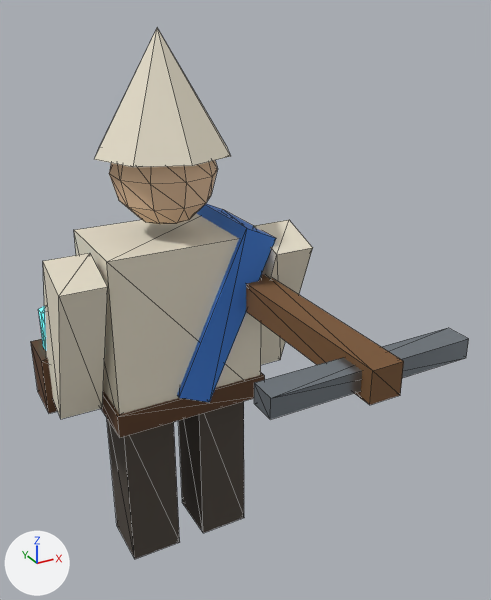
Before and after pictures for a commit that changed the glTF model public/models/soigneur.glb.
Both versions are drawn from a 50 mm camera at (-0.4, -0.992, 0.945) aimed at (0.076, -0.127, 0.512). The axes (+X, +Y, +Z) are drawn at lower left. The lights are the same throughout. The older version comes first. Mesh edges are drawn as thin lines. Vertices at exactly the same position are counted once.

In view in the first picture: 'soigneur'.
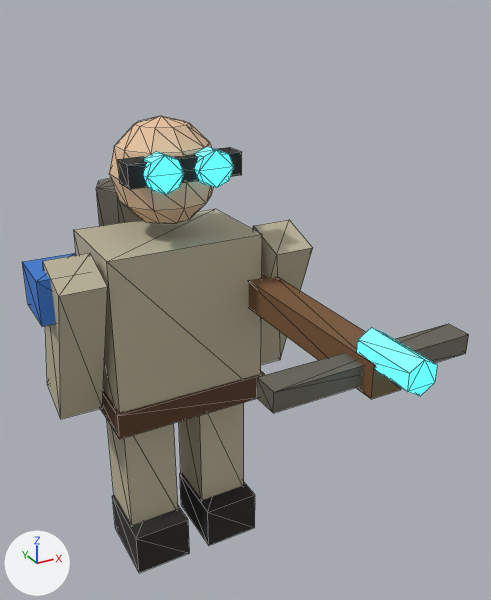
Location of each change, [x1, y1, x2, y2] in pixels of the pictures (491 x 600 px; the box of a moved part takes in the faces that stretch with it):
'soigneur', reshaped, moved (14% shorter)
    before: [31, 28, 469, 559]
    after: [22, 116, 469, 573]
part 1 of me_cube, added (black)
    after: [112, 495, 190, 573]
part 2 of me_cube, added (black)
    after: [180, 472, 255, 545]
part 3 of me_cube, added
    after: [118, 147, 242, 189]
part 4 of me_cube, added (beige)
    after: [107, 420, 178, 525]
part 5 of me_cube, added (beige)
    after: [179, 403, 244, 500]
part 6 of me_cube, moved or reshaped
    before: [74, 213, 262, 414]
    after: [74, 209, 262, 413]
part 7 of me_cube, moved or reshaped
    both: [43, 253, 108, 419]
part 8 of me_cube, moved or reshaped
    both: [253, 220, 313, 365]
part 9 of me_cube, added (brown)
    after: [100, 372, 265, 439]
part 10 of me_cube, moved or reshaped
    before: [109, 160, 218, 224]
    after: [109, 116, 213, 224]
part 11 of me_cube, added (cyan)
    after: [143, 152, 184, 195]
part 12 of me_cube, added (cyan)
    after: [195, 146, 233, 188]
part 13 of me_cube, added (cyan)
    after: [357, 328, 437, 396]
part 14 of me_cube, added (blue)
    after: [22, 253, 76, 327]
part 15 of me_cube, added
    after: [96, 178, 143, 226]
part 16 of me_cube, moved or reshaped
    before: [254, 328, 469, 419]
    after: [257, 324, 469, 413]
part 17 of me_cube, added (brown)
    after: [249, 274, 401, 399]
part 18 of me_cube, deleted
    before: [31, 28, 404, 559]

What changed in the scene script:
```text
Change me_cube:
    remove me_cube.from_pydata(...)  # 177 vertices, 294 faces; spans x -0.15..0.35, y -0.42..0.11, z -0.15..0.76
    remove me_cube.materials.append(mat_dark)  # brown #4a423a
    remove me_cube.materials.append(mat_linen)  # pale yellow #e8e0cc
    add me_cube.from_pydata(...)  # 220 vertices, 368 faces; spans x -0.16..0.36, y -0.45..0.23, z -0.04..0.745
    me_cube part 1: a new loose piece, a box spanning x -0.05..0.05, y -0.065..0.065, z -0.04..0.04, in mat_rubber (black #2a2724)
    me_cube part 2: a new loose piece, a box spanning x 0.09..0.19, y -0.065..0.065, z -0.04..0.04, in mat_rubber (black #2a2724)
    me_cube part 3: a new loose piece, a box spanning x -0.02..0.16, y -0.07..-0.03, z 0.663..0.697, in mat_rubber (black #2a2724)
    me_cube part 4: a new loose piece, a box spanning x -0.045..0.045, y -0.03..0.07, z 0.03..0.27, in mat_coat (beige #bdb49a)
    me_cube part 5: a new loose piece, a box spanning x 0.095..0.185, y -0.03..0.07, z 0.03..0.27, in mat_coat (beige #bdb49a)
    me_cube part 6: the loose piece of 8 vertices spanning x -0.06..0.2, y -0.085..0.085, z 0.15..0.45 is moved by (0.0, 0.02, 0.11), in mat_coat (beige #bdb49a)
    me_cube part 7: the loose piece of 8 vertices spanning x -0.14..-0.07, y -0.114..0.054, z 0.169..0.451 is moved by (0.0, 0.02, 0.11), in mat_coat (beige #bdb49a)
    me_cube part 8: the loose piece of 8 vertices spanning x 0.21..0.28, y -0.114..0.054, z 0.169..0.451 is moved by (0.0, 0.02, 0.11), in mat_coat (beige #bdb49a)
    me_cube part 9: a new loose piece, a box spanning x -0.065..0.205, y -0.07..0.11, z 0.257..0.303, in mat_leather (brown #5a3b22)
    me_cube part 10: the loose piece of 52 vertices spanning x -0.011..0.151, y -0.085..0.085, z 0.465..0.635 is moved by (0.0, 0.02, 0.11)
    me_cube part 11: a new loose piece, an 8-sided cylinder along y spanning x 0.002..0.058, y -0.085..-0.055, z 0.652..0.708, in mat_cyan_glow (cyan #7ff5ff, glowing cyan #30d8ff)
    me_cube part 12: a new loose piece, an 8-sided cylinder along y spanning x 0.082..0.138, y -0.085..-0.055, z 0.652..0.708, in mat_cyan_glow (cyan #7ff5ff, glowing cyan #30d8ff)
    me_cube part 13: a new loose piece, a 6-sided cylinder along y spanning x 0.178..0.222, y -0.45..-0.35, z 0.465..0.515, in mat_cyan_glow (cyan #7ff5ff, glowing cyan #30d8ff)
    me_cube part 14: a new loose piece, a box spanning x -0.16..-0.08, y -0.055..0.035, z 0.475..0.545, in mat_team (blue #3a7bd5)
    me_cube part 15: a new loose piece, an 8-sided cylinder along z spanning x 0.0..0.14, y 0.09..0.23, z 0.31..0.61, in mat_scrap (grey #7d786c)
    me_cube part 16: the loose piece of 8 vertices spanning x 0.03..0.35, y -0.4..-0.36, z 0.335..0.365 is moved by (0.01, 0.03, 0.11), in mat_scrap (grey #7d786c)
    me_cube part 17: a new loose piece, a box spanning x 0.175..0.225, y -0.39..-0.05, z 0.435..0.485, in mat_wood (brown #7a5634)
    me_cube part 18: 10 loose pieces with 93 vertices, spanning x -0.15..0.221, y -0.42..0.11, z -0.15..0.76, are deleted
    other edits to the shape of me_cube do not show in these pictures
    remove me_cube.materials.append(mat_steel)  # grey #9aa3ab
    add me_cube.materials.append(mat_rubber)  # black #2a2724
    add me_cube.materials.append(mat_coat)  # beige #bdb49a
    add me_cube.materials.append(mat_scrap)  # grey #7d786c
Change ob_soigneur:
    ob_soigneur.location: (-0.07, 0.0, 0.15) -> (-0.07, -0.02, 0.04)
```
